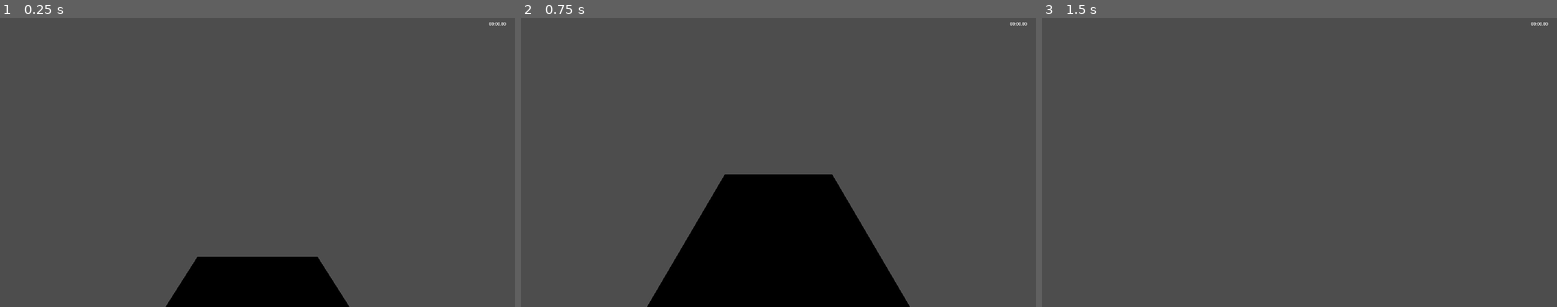
Above: before the commit, frames 1-3 (left to right).
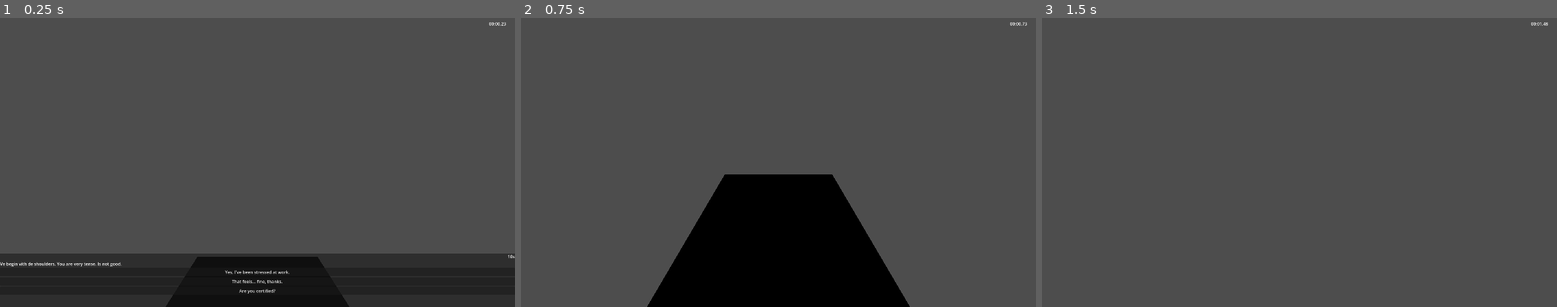
Above: after the commit, the same moments.

Repository: jfrodin/GreekMassageSimulator
Game: Godot game, scene res://scenes/main.tscn
The game is run twice, just before and just after one commit, with the same random seed, the same clock (stepped at 60 frames per second) and the same inputs.
Inputs (mouse positions are in pixels of both pictures, inside the frame that each line leads up to):
- Up to frame 1 (0.25 s): no input
- Up to frame 2 (0.75 s): click (778, 272) at 0.5 s, where only the run after the commit has a clickable "Yes, I've been stressed at wo…"
- Up to frame 3 (1.5 s): tap Enter at 1.25 s; move the mouse to (1325, 162) at 1.27 s

The runs differ from the first frame. In frame 1, 14% of the frame differs, in the area x 0-100%, y 1-100%; in frame 2, less than 0.1%; in frame 3, less than 0.1%.
Error before the commit: Parse Error: Cannot infer the type of "t" variable because the value doesn't have a set type. (res://scripts/ui.gd:34)

Commit message:
Fix type inference error in ui.gd
GDScript can't infer return type of answer_time_left() through a Node
reference — explicit float annotation fixes the parser error.

Co-Authored-By: Claude Sonnet 4.6 <noreply@anthropic.com>

Diff:
--- a/scripts/ui.gd
+++ b/scripts/ui.gd
@@ -31,7 +31,7 @@
 
 func _process(_delta: float) -> void:
 	if _dialogue_active and _dialogue_manager:
-		var t := _dialogue_manager.answer_time_left()
+		var t: float = _dialogue_manager.answer_time_left()
 		countdown_label.text = str(ceili(t)) + "s"
 
 func show_dialogue(entry: Dictionary) -> void:
